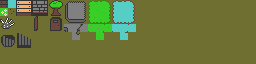
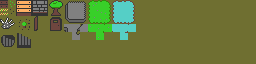
Two versions of the same layered image (256px x 64px). Layer-by-layer changes:
painted on "tileset.bmp" over (0, 0, 30, 30)
